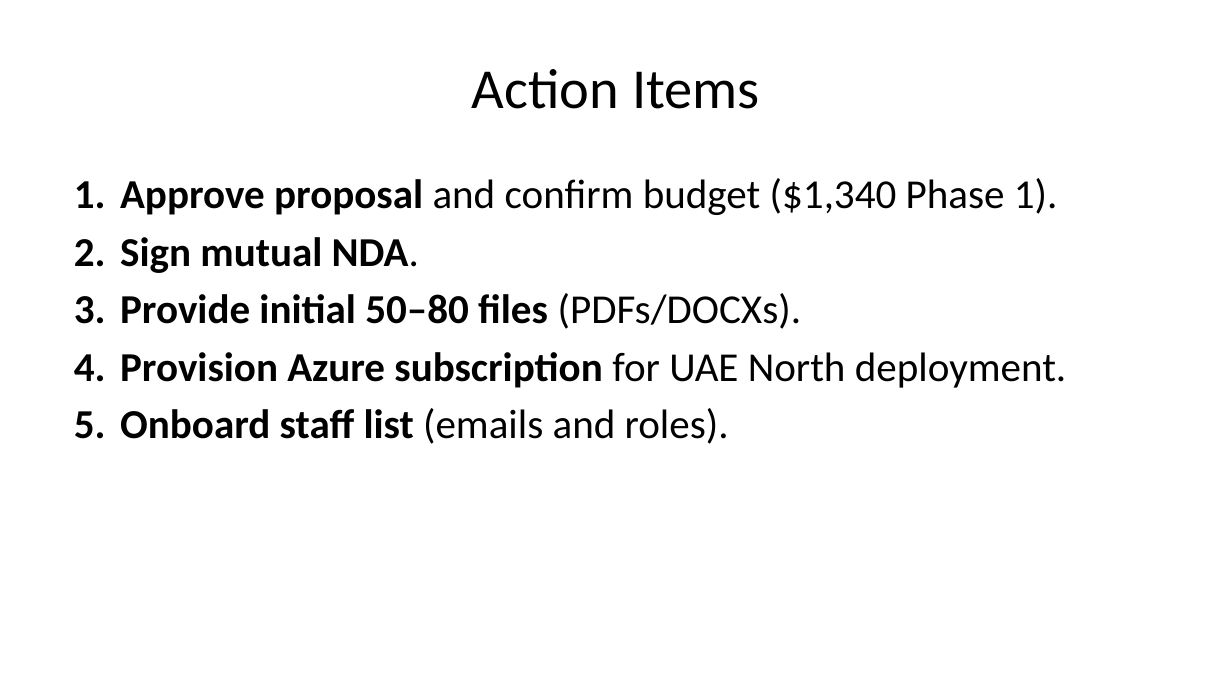
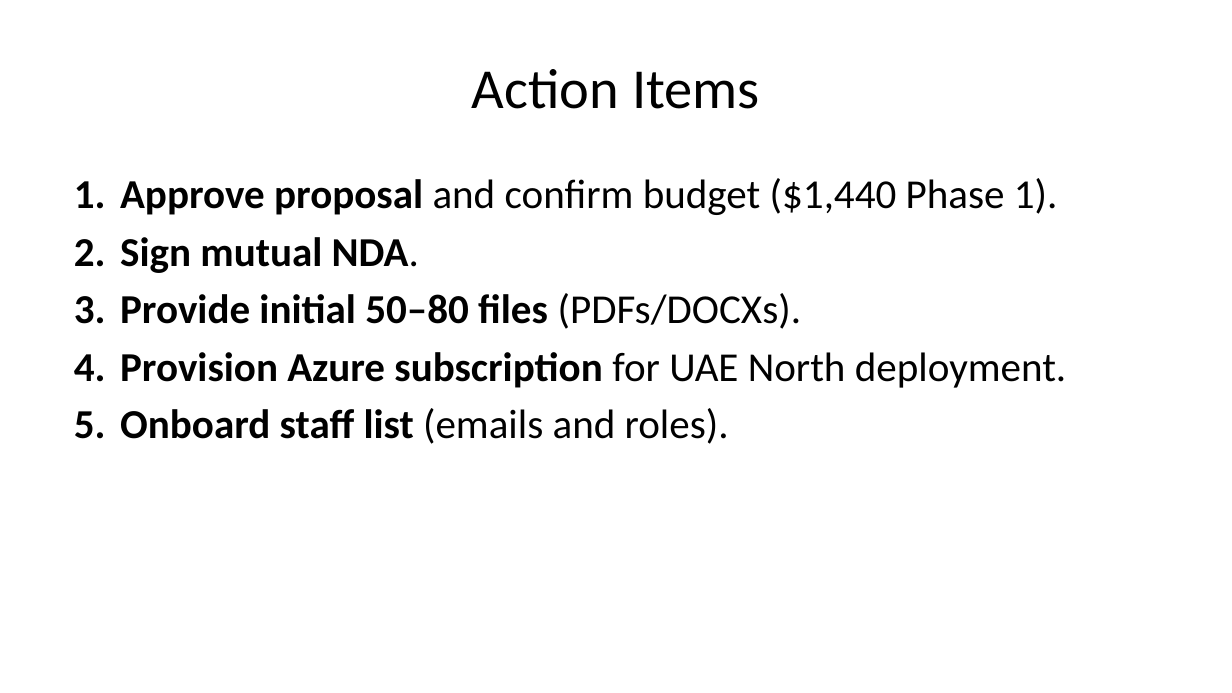
Before and after one commit to igor-kan/quarto-writing, a slide deck: slide 28 of posts/aurora_internal_ai_assistant_proposal_slides.pptx. Drawn at 1232x693 pixels with LibreOffice and Linux fonts; fonts in the diff are those of the drawing. Boxes give left, top, right and bottom in pixels: in the first picture for what was removed or moved away, otherwise in the second. Text is boxed around its words. In the diff, an @@ line names an element or a change of style, - is before the commit and + after.

```diff
--- a/posts/aurora_internal_ai_assistant_proposal_slides.pptx
+++ b/posts/aurora_internal_ai_assistant_proposal_slides.pptx
@@ text at (x1=120, y1=178, x2=1058, y2=215): text changed @@
-1. Approve proposal and confirm budget ($1,340 Phase 1).
+1. Approve proposal and confirm budget ($1,440 Phase 1).
```
Also in this commit, not shown: 2 other slides changed, 8 other files.
